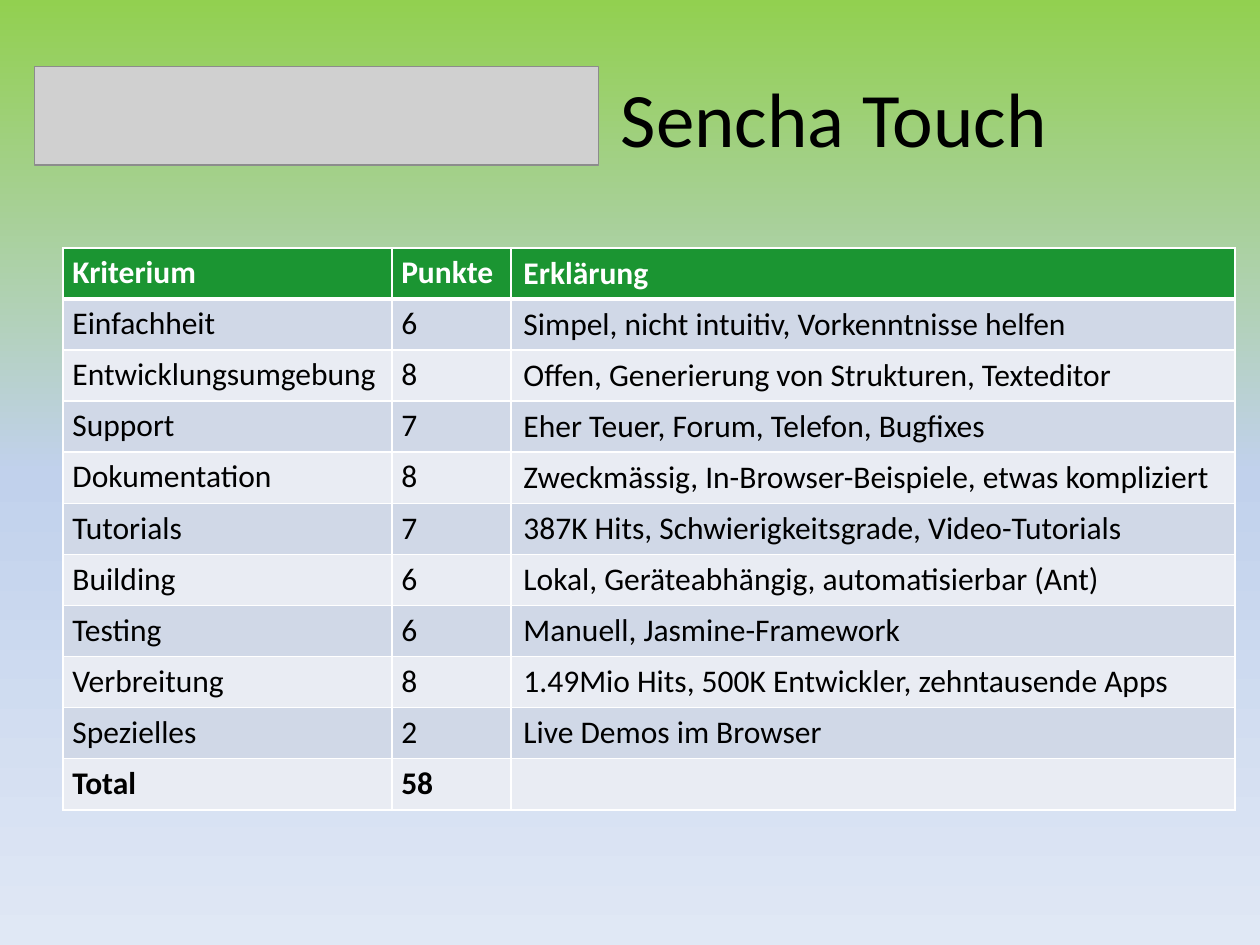
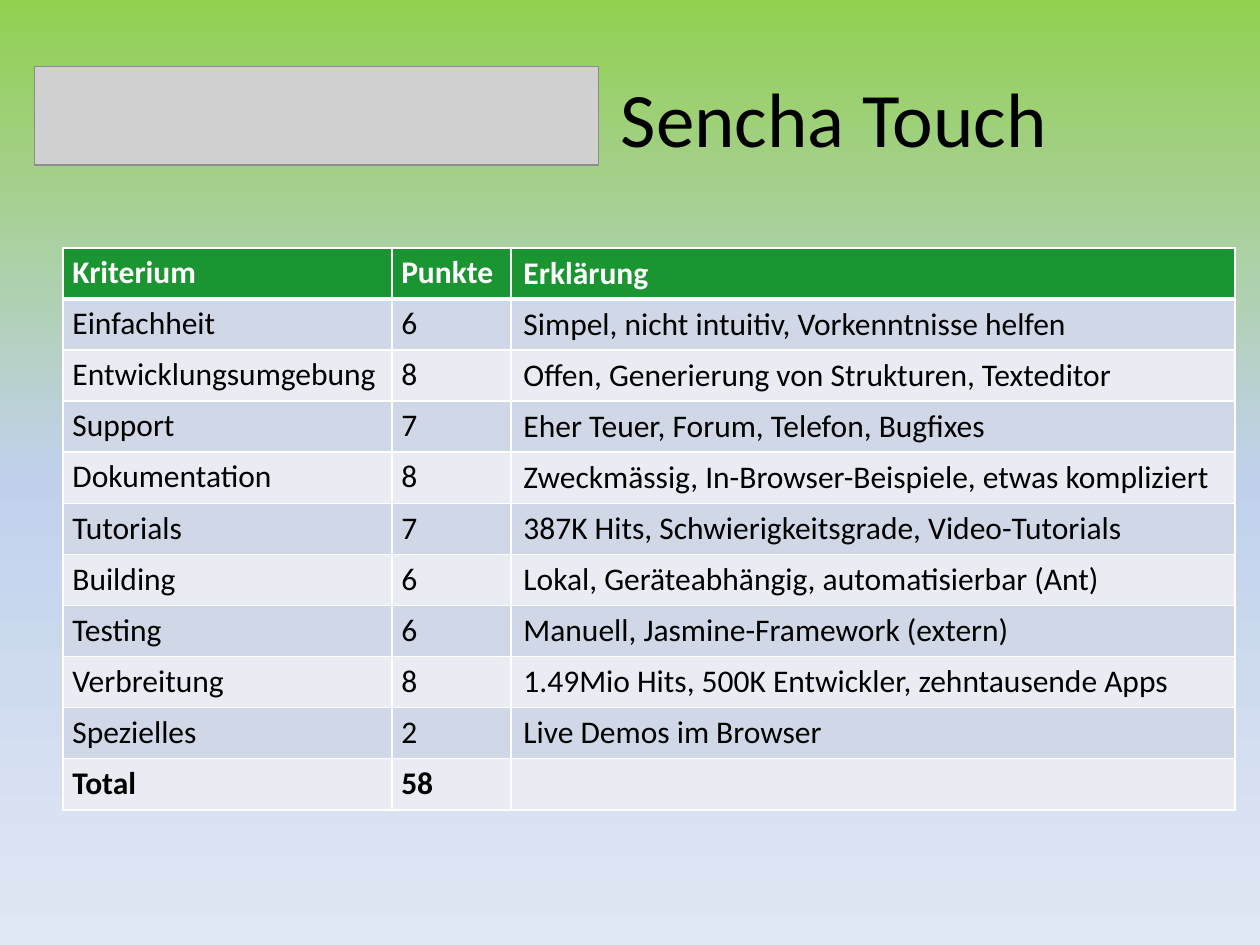
Before and after one commit to mtwords/hand-held, a slide deck: slide 23 of Documents/10_Frameworks_Presentation.pptx (slide 22 before the commit). Drawn at 1260x945 pixels with LibreOffice and Linux fonts; fonts in the diff are those of the drawing; grey boxes stand for pictures. Boxes give left, top, right and bottom in pixels: in the first picture for what was removed or moved away, otherwise in the second. Text is boxed around its words. In the diff, an @@ line names an element or a change of style, - is before the commit and + after.

```diff
--- a/Documents/10_Frameworks_Presentation.pptx
+++ b/Documents/10_Frameworks_Presentation.pptx
@@ table at bbox=[63, 248, 1235, 810] @@
-row 8, column 3: Manuell, Jasmine-Framework
+row 8, column 3: Manuell, Jasmine-Framework (extern)
```
Also in this commit, not shown: 6 other slides changed, 13 slides added, 1 slide removed.
